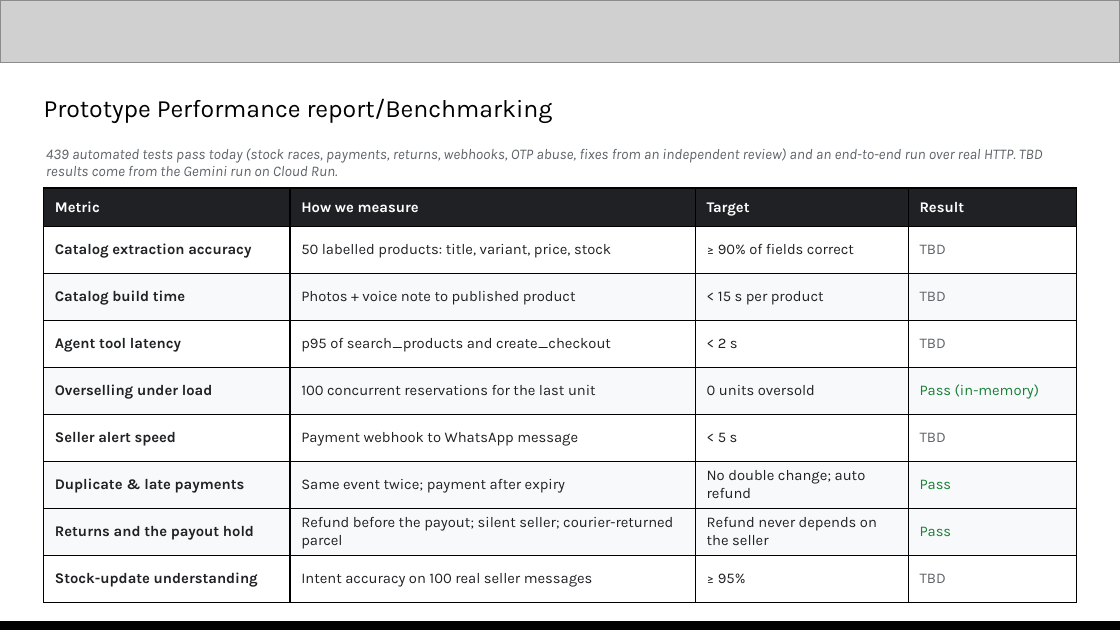
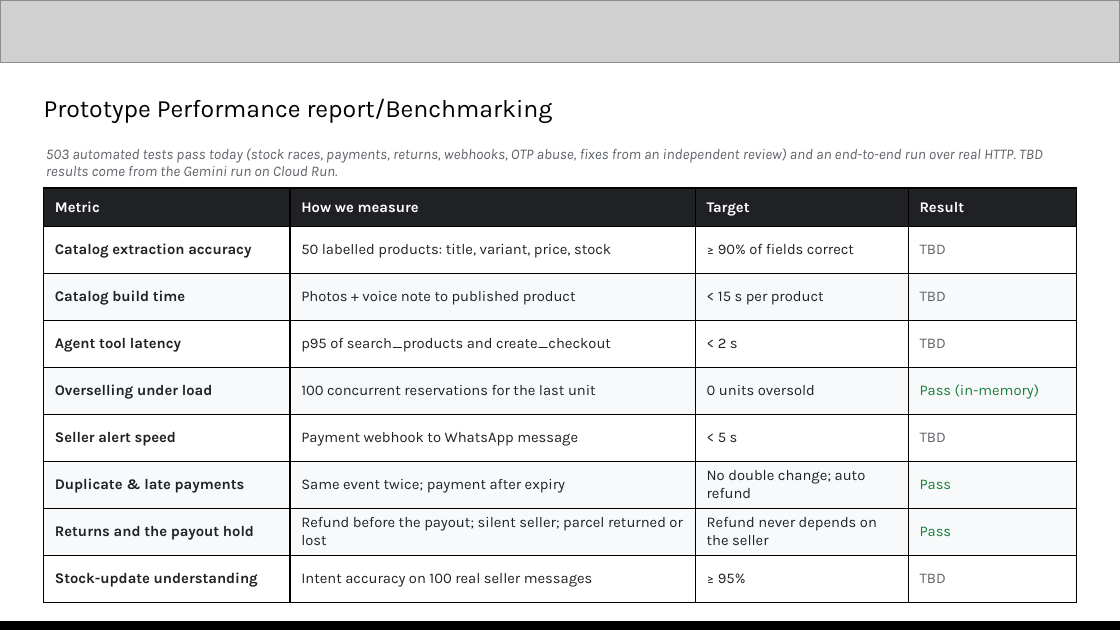
Before and after one commit to galihsatriawan/etalase, a slide deck: slide 11 of submission/Etalase_AI_Builder_Cup_Submission.pptx. Drawn at 1120x630 pixels with LibreOffice and Linux fonts; fonts in the diff are those of the drawing; grey boxes stand for pictures. Boxes give left, top, right and bottom in pixels: in the first picture for what was removed or moved away, otherwise in the second. Text is boxed around its words. In the diff, an @@ line names an element or a change of style, - is before the commit and + after.

```diff
--- a/submission/Etalase_AI_Builder_Cup_Submission.pptx
+++ b/submission/Etalase_AI_Builder_Cup_Submission.pptx
@@ text at <box>46,148,1043,176</box>: text changed @@
-439 automated tests pass today (stock races, payments, returns, webhooks, OTP abuse, fixes from an independent review) and an end-to-end run over real HTTP. TBD results come from the Gemini run on Cloud Run.
+503 automated tests pass today (stock races, payments, returns, webhooks, OTP abuse, fixes from an independent review) and an end-to-end run over real HTTP. TBD results come from the Gemini run on Cloud Run.
@@ table at <box>44,188,1076,603</box> @@
-row 8, column 2: Refund before the payout; silent seller; courier-returned parcel
+row 8, column 2: Refund before the payout; silent seller; parcel returned or lost
```
Also in this commit, not shown: 1 other slide changed, 50 other files.
